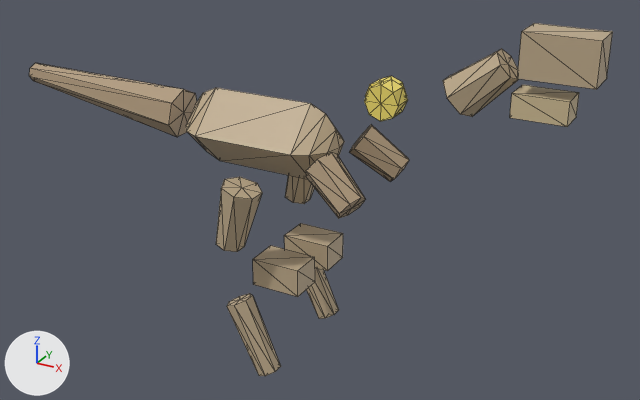
Renders of the glTF model public/studio/v2.15.0/d_raptor/model.glb from each side of a commit.
Rendered twice from a 50 mm lens placed at (4.71, -7.35, 4.56), pointed at (0.57, 0.18, 0.8). Lighting does not change. The marker at lower left points along +X, +Y and +Z. The picture after the commit comes second. Mesh edges are drawn as thin lines. Where no turn or scale is listed for an object, it has been applied to the vertices.

The scene before the commit, as lines of its bpy script (objects in view):
```python
ob_part1 = bpy.data.objects.new('part1', me_geometry_1)
ob_part1.location = (0.0, 0.0, 0.0)
ob_part10 = bpy.data.objects.new('part10', me_geometry_10)
ob_part10.location = (0.0, 0.0, 0.0)
ob_part11 = bpy.data.objects.new('part11', me_geometry_11)
ob_part11.location = (0.0, 0.0, 0.0)
ob_part2 = bpy.data.objects.new('part2', me_geometry_2)
ob_part2.location = (0.0, 0.0, 0.0)
ob_part3 = bpy.data.objects.new('part3', me_geometry_3)
ob_part3.location = (0.0, 0.0, 0.0)
ob_part4 = bpy.data.objects.new('part4', me_geometry_4)
ob_part4.location = (0.0, 0.0, 0.0)
ob_part5 = bpy.data.objects.new('part5', me_geometry_5)
ob_part5.location = (0.0, 0.0, 0.0)
ob_part6 = bpy.data.objects.new('part6', me_geometry_6)
ob_part6.location = (0.0, 0.0, 0.0)
ob_part8 = bpy.data.objects.new('part8', me_geometry_8)
ob_part8.location = (0.0, 0.0, 0.0)
# also in view: 'part7' at (0.1, 0.68, 0.86); 'part14' at (1.46, -0.17, 2.12); 'part9' at (0.42, 0.32, 0.15); 'part12' at (0.42, -0.32, 0.15); 'part0' at (0.0, 0.0, 1.5)
```
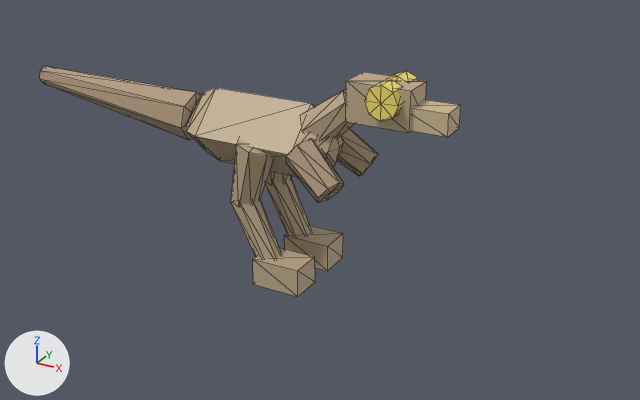
The change, as a diff of the scene's bpy script:
```diff
--- a/public/studio/v2.15.0/d_raptor/model.glb.py
+++ b/public/studio/v2.15.0/d_raptor/model.glb.py
@@ me_geometry_1 @@
-me_geometry_1.from_pydata(...)  # 16 vertices, 28 faces; spans x 1.971..2.628, y -0.214..0.214, z 2.035..2.668
+me_geometry_1.from_pydata(...)  # 16 vertices, 28 faces; spans x 0.495..1.151, y -0.214..0.214, z 1.479..2.112
+# me_geometry_1 part 1: the whole mesh is moved by (-1.477, 0.0, -0.556)
 me_geometry_1.materials.append(mat_defaultmaterial_001)
@@ me_geometry_2 @@
-me_geometry_2.from_pydata(...)  # 8 vertices, 12 faces; spans x 2.667..3.327, y -0.18..0.18, z 2.495..2.895
+me_geometry_2.from_pydata(...)  # 8 vertices, 12 faces; spans x 1.05..1.71, y -0.18..0.18, z 1.85..2.25
+# me_geometry_2 part 2: the whole mesh is moved by (-1.617, 0.0, -0.645)
 me_geometry_2.materials.append(mat_defaultmaterial_002)
@@ me_geometry_3 @@
-me_geometry_3.from_pydata(...)  # 8 vertices, 12 faces; spans x 2.624..3.124, y -0.15..0.15, z 2.132..2.352
+me_geometry_3.from_pydata(...)  # 8 vertices, 12 faces; spans x 1.57..2.07, y -0.15..0.15, z 1.86..2.08
+# me_geometry_3 part 3: the whole mesh is moved by (-1.054, 0.0, -0.272)
 me_geometry_3.materials.append(mat_defaultmaterial_003)
@@ me_geometry_4 @@
-me_geometry_4.from_pydata(...)  # 16 vertices, 28 faces; spans x -3.17..-0.99, y -0.26..0.26, z 1.32..1.84
+me_geometry_4.from_pydata(...)  # 16 vertices, 28 faces; spans x -3.01..-0.83, y -0.26..0.26, z 1.31..1.83
+# me_geometry_4 part 4: the whole mesh is moved by (0.16, 0.0, -0.01)
 me_geometry_4.materials.append(mat_defaultmaterial_004)
@@ me_geometry_5 @@
-me_geometry_5.from_pydata(...)  # 16 vertices, 28 faces; spans x 0.793..1.415, y 0.249..0.701, z 1.031..1.621
+me_geometry_5.from_pydata(...)  # 16 vertices, 28 faces; spans x 0.498..1.119, y 0.119..0.571, z 1.078..1.669
+# me_geometry_5 part 5: the whole mesh is moved by (-0.295, -0.13, 0.048)
 me_geometry_5.materials.append(mat_defaultmaterial_005)
@@ me_geometry_6 @@
-me_geometry_6.from_pydata(...)  # 16 vertices, 28 faces; spans x 0.793..1.415, y -0.701..-0.249, z 1.031..1.621
+me_geometry_6.from_pydata(...)  # 16 vertices, 28 faces; spans x 0.498..1.119, y -0.571..-0.119, z 1.078..1.669
+# me_geometry_6 part 6: the whole mesh is moved by (-0.295, 0.13, 0.048)
 me_geometry_6.materials.append(mat_defaultmaterial_006)
@@ me_geometry_8 @@
-me_geometry_8.from_pydata(...)  # 16 vertices, 28 faces; spans x -0.061..0.532, y 0.514..0.806, z -0.94..-0.069
+me_geometry_8.from_pydata(...)  # 16 vertices, 28 faces; spans x -0.186..0.406, y 0.174..0.466, z 0.086..0.957
+# me_geometry_8 part 7: the whole mesh is moved by (-0.126, -0.34, 1.026)
 me_geometry_8.materials.append(mat_defaultmaterial_008)
@@ me_geometry_10 @@
-me_geometry_10.from_pydata(...)  # 16 vertices, 28 faces; spans x -0.145..0.353, y -0.886..-0.476, z 0.489..1.226
+me_geometry_10.from_pydata(...)  # 16 vertices, 28 faces; spans x -0.195..0.303, y -0.525..-0.115, z 0.816..1.553
+# me_geometry_10 part 8: the whole mesh is moved by (-0.05, 0.361, 0.327)
 me_geometry_10.materials.append(mat_defaultmaterial_010)
@@ me_geometry_11 @@
-me_geometry_11.from_pydata(...)  # 16 vertices, 28 faces; spans x -0.061..0.532, y -0.806..-0.514, z -0.94..-0.069
+me_geometry_11.from_pydata(...)  # 16 vertices, 28 faces; spans x -0.186..0.406, y -0.466..-0.174, z 0.086..0.957
+# me_geometry_11 part 9: the whole mesh is moved by (-0.126, 0.34, 1.026)
 me_geometry_11.materials.append(mat_defaultmaterial_011)
@@ me_geometry_13 @@
-me_geometry_13.from_pydata(...)  # 18 vertices, 32 faces; spans x 1.141..1.481, y 0.043..0.263, z 1.887..2.227
+me_geometry_13.from_pydata(...)  # 18 vertices, 32 faces; spans x 1.29..1.63, y 0.06..0.28, z 1.95..2.29
+# me_geometry_13 part 10: the whole mesh is moved by (0.149, 0.017, 0.063)
 me_geometry_13.materials.append(mat_defaultmaterial_013)
```

Location of each change, [x1, y1, x2, y2] in pixels of the pictures (640 x 400 px):
'part2', moved
    before: [517, 23, 613, 89]
    after: [346, 72, 427, 133]
'part4', moved
    before: [29, 63, 197, 137]
    after: [40, 66, 202, 140]
'part1', moved
    before: [443, 49, 518, 117]
    after: [301, 89, 355, 140]
'part3', moved
    before: [510, 85, 579, 127]
    after: [411, 99, 461, 137]
'part10', moved
    before: [216, 177, 262, 252]
    after: [231, 138, 273, 207]
'part11', moved
    before: [227, 293, 281, 376]
    after: [231, 199, 281, 259]
'part6', moved
    before: [306, 152, 366, 218]
    after: [286, 138, 344, 203]
'part5', moved
    before: [349, 125, 409, 181]
    after: [337, 128, 378, 176]
'part8', moved
    before: [306, 268, 339, 319]
    after: [265, 178, 311, 236]
'part13', moved
    before: [365, 76, 407, 98]
    after: [389, 71, 419, 82]
